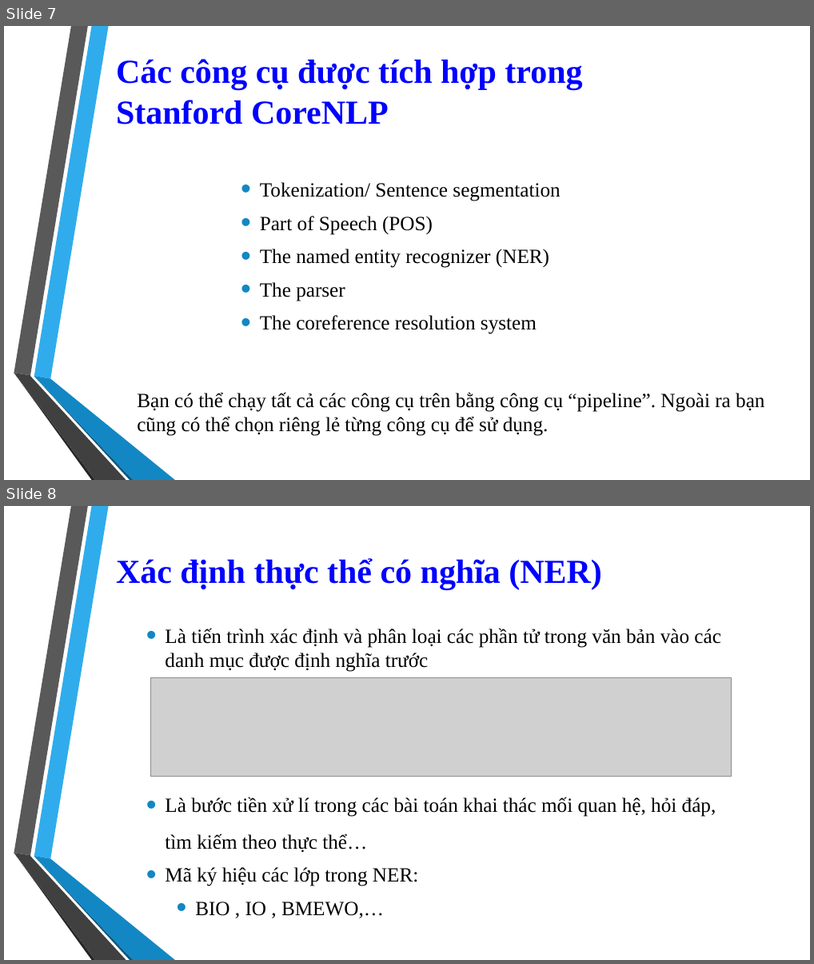
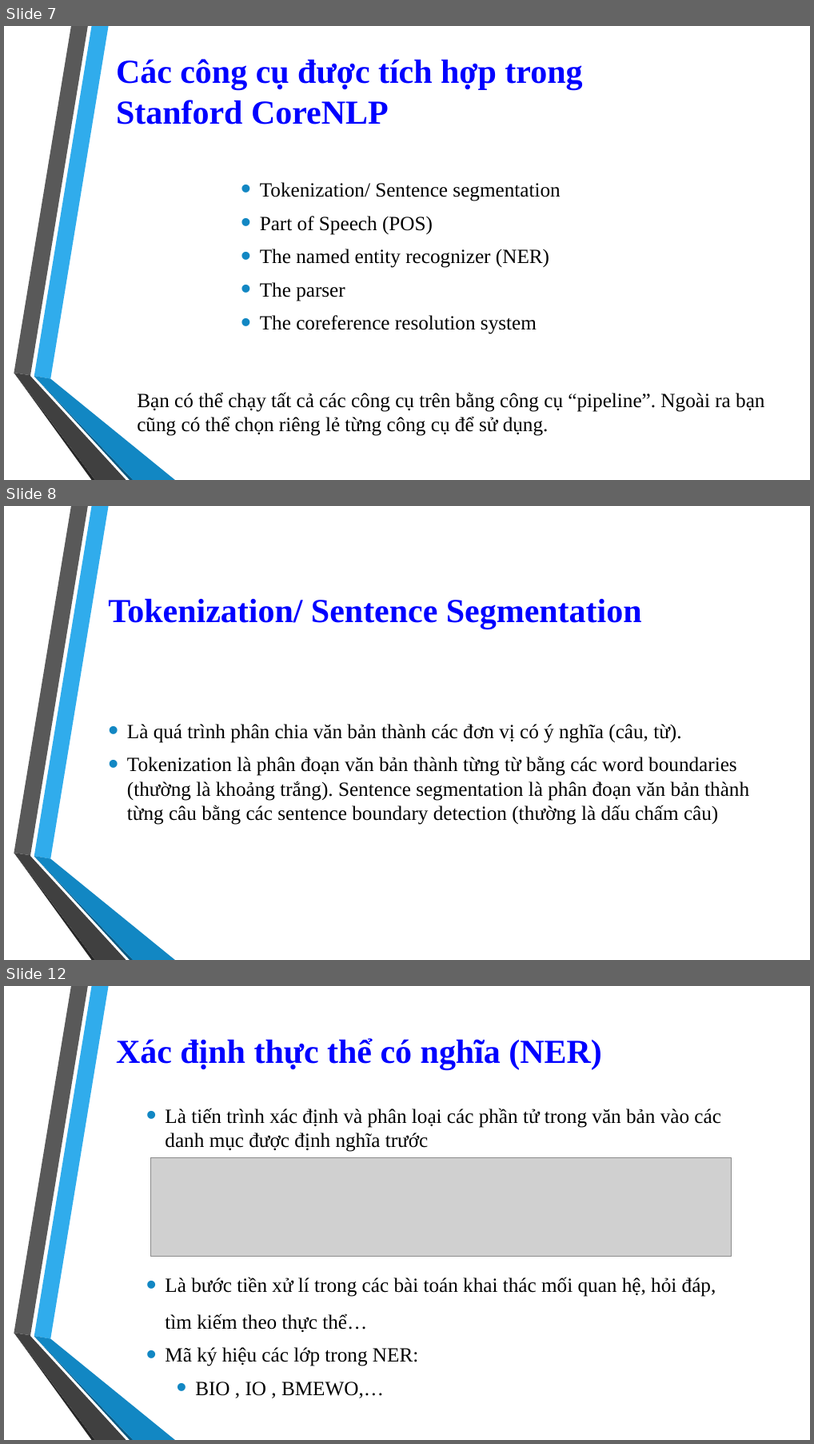
Before and after one commit to 1412520/TextMining, a slide deck: Seminar/Stanford_CoreNLP.pptx. Shown one above the other, each under a label of ours: slides 7 and 8 before the commit, slides 7, 8 and 12 after it; the slides between them are not shown. The pictures are 814x964 and 814x1444 pixels, drawn with LibreOffice and Linux fonts; fonts in the diff are those of the drawing; grey boxes stand for pictures; background and template pictures are left out. Boxes give left, top, right and bottom in pixels: in the first picture for what was removed or moved away, otherwise in the second. Text is boxed around its words. In the diff, an @@ line names an element or a change of style, - is before the commit and + after.

```diff
--- a/Seminar/Stanford_CoreNLP.pptx
+++ b/Seminar/Stanford_CoreNLP.pptx
@@ slide 8 added at box(4, 506, 810, 960), background picture (left out); not listed: 6 template elements that a slide beside it also shows @@
@@ title added at box(108, 599, 642, 629), 40 pt, text #0000FF, bold @@
+Tokenization/ Sentence Segmentation
@@ text added at box(127, 724, 750, 824), 24 pt, text #000000 @@
+• Là quá trình phân chia văn bản thành các đơn vị có ý nghĩa (câu, từ).
+• Tokenization là phân đoạn văn bản thành từng từ bằng các word boundaries (thường là khoảng trắng). Sentence segmentation là phân đoạn văn bản thành từng câu bằng các sentence boundary detection (thường là dấu chấm câu)
@@ what was slide 8 is now slide 12 @@
```
Also in this commit, not shown: 1 slide changed, 3 other slides added.
